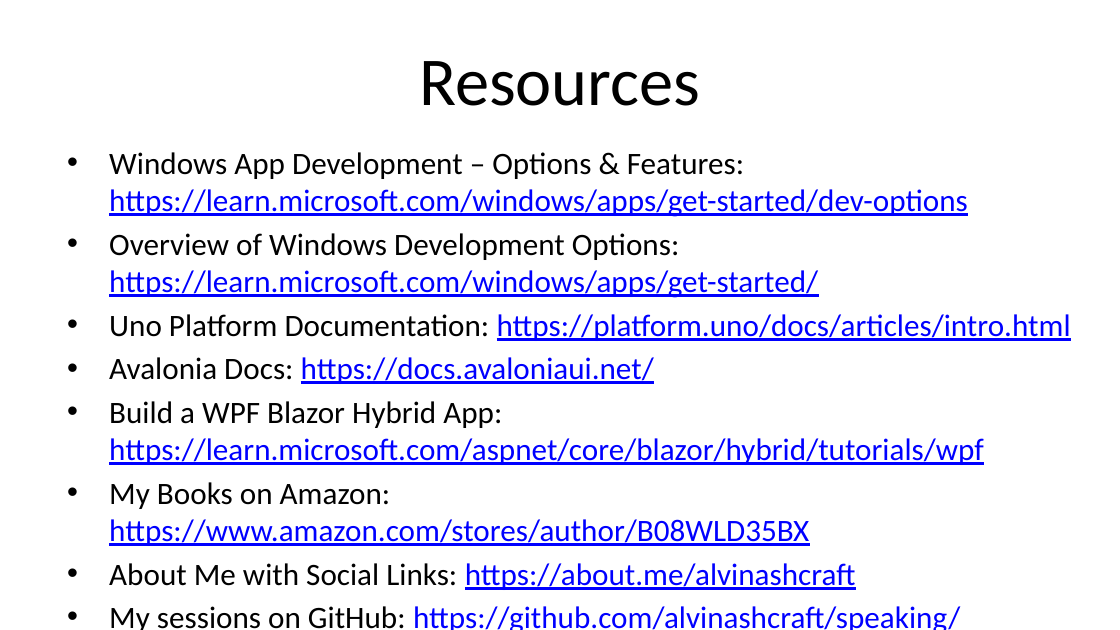
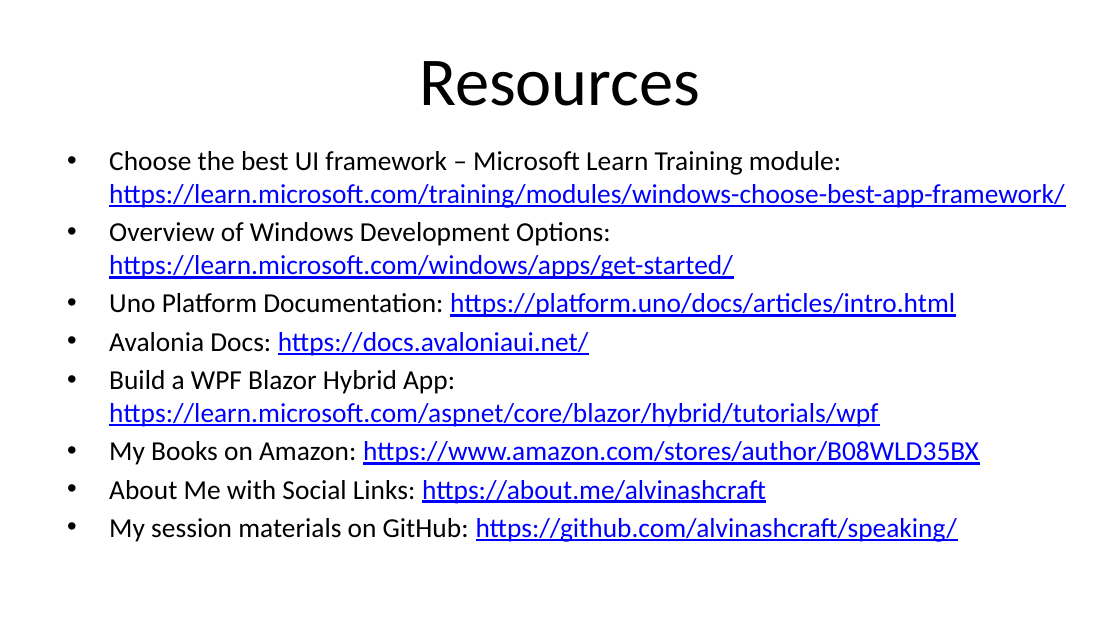
Before and after one commit to alvinashcraft/speaking, a slide deck: slide 21 of 2024/0806_VSLiveRedmond/WindowsDevOptions/VSLMSHQ24_Building a Native Windows App_AlvinAshcraft.pptx. Drawn at 1120x630 pixels with LibreOffice and Linux fonts; fonts in the diff are those of the drawing; background and template pictures are left out. Boxes give left, top, right and bottom in pixels: in the first picture for what was removed or moved away, otherwise in the second. Text is boxed around its words. In the diff, an @@ line names an element or a change of style, - is before the commit and + after.

Commit message:
Updates with Build info

```diff
--- a/2024/0806_VSLiveRedmond/WindowsDevOptions/VSLMSHQ24_Building a Native Windows App_AlvinAshcraft.pptx
+++ b/2024/0806_VSLiveRedmond/WindowsDevOptions/VSLMSHQ24_Building a Native Windows App_AlvinAshcraft.pptx
@@ text at <box>109,151,1065,208</box>: text changed; size 20 to 17.6 pt @@
-• Windows App Development – Options & Features: https://learn.microsoft.com/windows/apps/get-started/dev-options
+• Choose the best UI framework – Microsoft Learn Training module: https://learn.microsoft.com/training/modules/windows-choose-best-app-framework/
@@ text at <box>109,222,979,504</box>: size 20 to 17.6 pt in "Overview of Windows Development Options: https://learn.micro ...", "Uno Platform Documentation: https://platform.uno/docs/articl ...", "Avalonia Docs: https://docs.avaloniaui.net/", "Build a WPF Blazor Hybrid App: https://learn.microsoft.com/a ..." and 2 more places @@
@@ text at <box>109,518,957,542</box>: text changed; size 20 to 17.6 pt @@
-• My sessions on GitHub: https://github.com/alvinashcraft/speaking/
+• My session materials on GitHub: https://github.com/alvinashcraft/speaking/
```
Also in this commit, not shown: 3 other slides changed, 1 other file.
